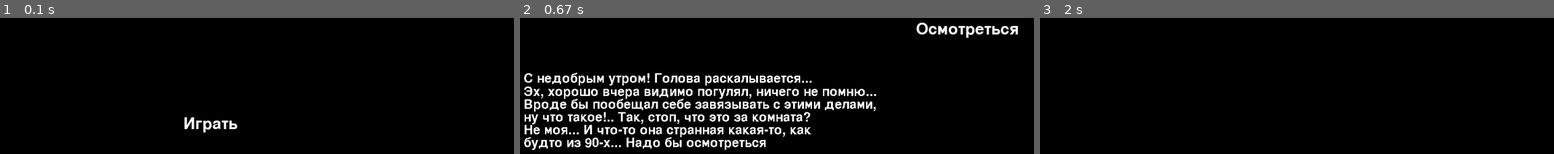
Above: before the commit, frames 1-3 (left to right).
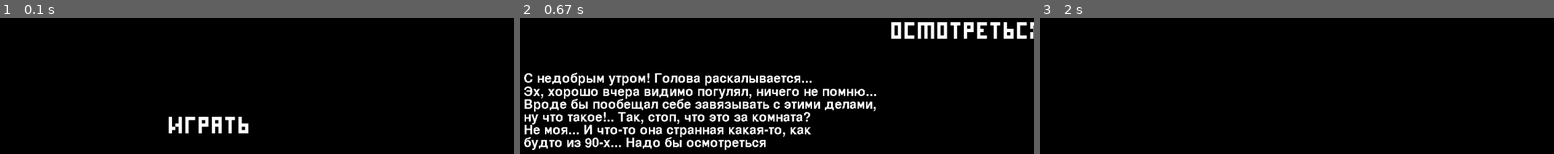
Above: after the commit, the same moments.

Repository: justxale/pygame-cyphered
Game: pygame game, started from main.py
Two runs of this game, one before a commit and one after it. Both use one fixed random seed, a clock stepped at 60 frames per second and the inputs below.
Inputs (mouse positions are in pixels of both pictures, inside the frame that each line leads up to):
- Up to frame 1 (0.1 s): no input
- Up to frame 2 (0.67 s): click (730, 124) at 0.38 s
- Up to frame 3 (2 s): click "Осмотреться" at 0.72 s

The runs differ from the first frame. In frame 1, 1.3% of the frame differs, in the area x 32-49%, y 72-86%; in frame 2, 2.1%, in the area x 72-100%, y 2-16%; in frame 3, nothing differs.

Commit message:
python: button class rework

Diff:
--- a/cyphered/ui/Button.py
+++ /dev/null
@@ -1,21 +0,0 @@
-import pygame
-
-
-# функция для создания кнопки
-# в качестве аргументов принимает ширину и высоту экрана, тект, цвет текста, насколько от середины отодвинуть
-# текст по x и y, размер шрифта
-def get_component_button(screen_width, screen_height, text, color=(255, 255, 255), step_x=0, step_y=0, font_size=50):
-    font = pygame.font.Font(None, font_size)  # надо спросить у Артема, тк я сама не понимаю, какой путь прописывать
-    # нужно для шрифта
-    text_surface = font.render(text, True, color)
-
-    button_width = text_surface.get_width() + 20
-    button_height = text_surface.get_height() + 20
-    button_x = (screen_width - button_width) // 2 + step_x
-    button_y = (screen_height - button_height) // 2 + step_y
-
-    button_rect = pygame.Rect(button_x, button_y, button_width, button_height)
-
-    text_rect = text_surface.get_rect(center=button_rect.center)
-
-    return (text_surface, text_rect, button_rect)
--- a/cyphered/ui/base.py
+++ b/cyphered/ui/base.py
@@ -1,5 +1,29 @@
+import os
+from ..data.constants import SCREEN_SIZE
+from ..data.paths import FONTS_PATH
+import pygame
+
+
+# Класс кнопки. Для создания достаточно вызвать Button(*параметры*)
 class Button:
-    ...
+    def __new__(
+            cls, text: str, screen_size: tuple[int, int] = SCREEN_SIZE, font_size: int = 48,
+            font_color: tuple[int, int, int] = (255, 255, 255),
+            step_x: int = 0, step_y: int = 0
+    ):
+        font = pygame.font.Font(os.path.join(FONTS_PATH, 'ds_pixel_regular.ttf'), font_size)
+        text_surface = font.render(text, True, font_color)
+
+        button_width = text_surface.get_width() + 20
+        button_height = text_surface.get_height() + 20
+        button_x = (screen_size[0] - button_width) // 2 + step_x
+        button_y = (screen_size[1] - button_height) // 2 + step_y
+
+        button_rect = pygame.Rect(button_x, button_y, button_width, button_height)
+
+        text_rect = text_surface.get_rect(center=button_rect.center)
+
+        return text_surface, text_rect, button_rect
 
 
 class ProgressBar:
--- a/main.py
+++ b/main.py
@@ -1,5 +1,5 @@
 import pygame
-from cyphered.ui.Button import get_component_button
+from cyphered.ui import Button
 from cyphered.ui.Text_displ import text_displ
 from cyphered.ui.Multiple_text_displ import multiple_text_discpl
 from cyphered.data import constants
@@ -26,7 +26,7 @@
     while not start_button_clicked and running:
 
         screen.fill((0, 0, 0))
-        start_button = get_component_button(1280, 720, "Играть")
+        start_button = Button("Играть")
         pygame.draw.rect(screen, (0, 0, 0), start_button[2])
         screen.blit(start_button[0], start_button[1])
         pygame.display.flip()
@@ -47,7 +47,7 @@
     while not background_lookaround_button_clicked and running:
 
         screen.fill((0, 0, 0))
-        background_lookaround_button = get_component_button(1280, 720, "Осмотреться", step_x=500, step_y=-200)
+        background_lookaround_button = Button("Осмотреться", step_x=500, step_y=-200)
         pygame.draw.rect(screen, (0, 0, 0), background_lookaround_button[2])
         screen.blit(background_lookaround_button[0], background_lookaround_button[1])
 
